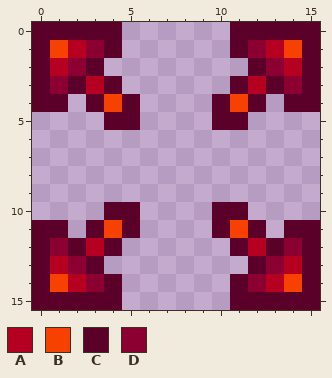
Pixel-art sprite -- cross_sprites/red_frame4.png. Above is the file before it was changed.
The file is 16x16 pixels.
Palette (. is transparent): A #b50021  B #f74100  C #5a0029  D #8c0031
Pixels before, first column x 0:
 0 CCCCC......CCCCC
 1 CBADC......CDABC
 2 CADC........CDAC
 3 CDCAC......CACDC
 4 CC.CBC....CBC.CC
 5 ....CC....CC....
 6 ................
 7 ................
 8 ................
 9 ................
10 ....CC....CC....
11 CC.CBC....CBC.CC
12 CDCAC......CACDC
13 CADC........CDAC
14 CBADC......CDABC
15 CCCCC......CCCCC
New version:
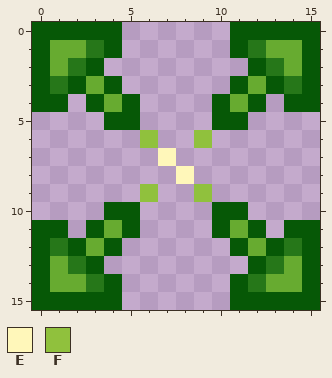
Colours new in this view: E #fff7ba  F #90c13d
Difference:
colour A: #b50021 -> #67ab30
colour C: #5a0029 -> #065806
colour D: #8c0031 -> #267719
y 1: x 1 B -> A; x 14 B -> A
y 4: x 4 B -> A; x 11 B -> A
y 6: x 6 . -> F; x 9 . -> F
y 7: x 7 . -> E
y 8: x 8 . -> E
y 9: x 6 . -> F; x 9 . -> F
y 11: x 4 B -> A; x 11 B -> A
y 14: x 1 B -> A; x 14 B -> A
Boxes around the changes in both pictures, in picture pixels (x1, y1, x2, y2):
changed: (32, 22, 320, 310)
